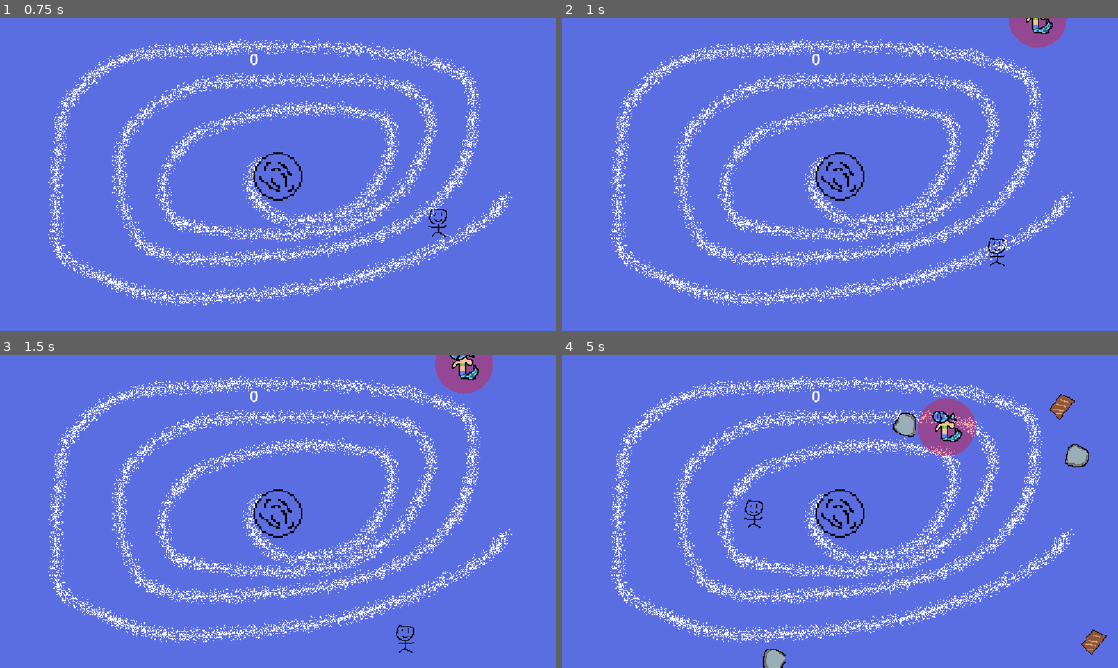
Above: before the commit, frames 1-4 (two rows, left to right).
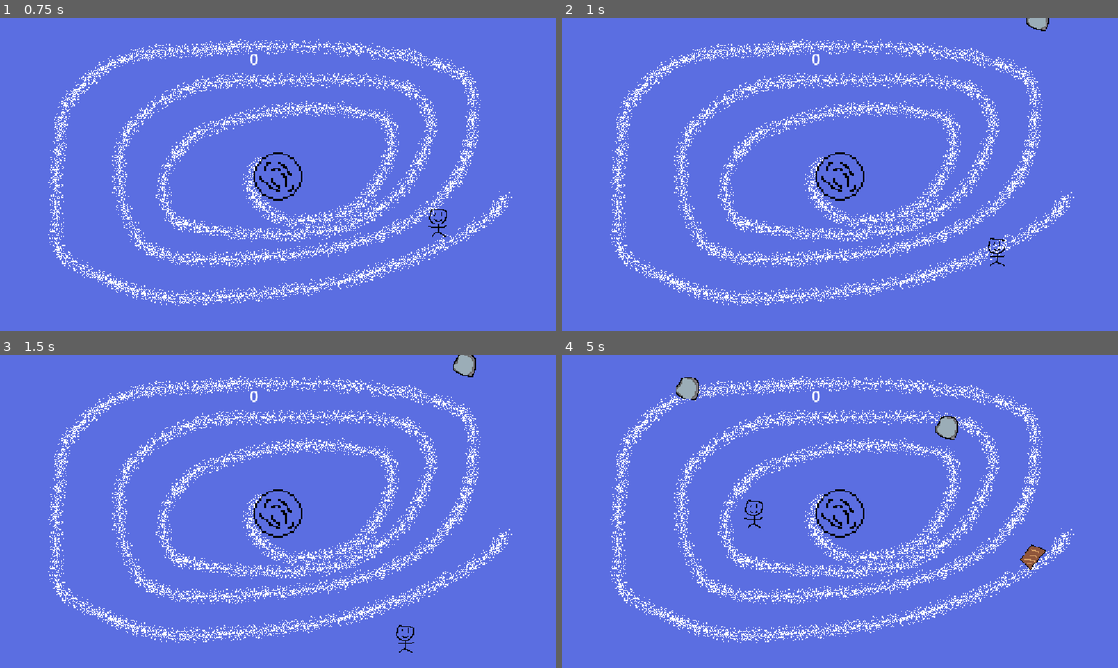
Above: after the commit, the same moments.

Repository: dangt0n78-jpg/surfin
Game: Godot game, scene res://_scenes/main.tscn
Two runs of this game, one before a commit and one after it. Both use one fixed random seed, a clock stepped at 60 frames per second and the inputs below.
Inputs:
- Up to frame 1 (0.75 s): hold Space (action) from 0.53 s (still down)
- Up to frame 2 (1 s): keep holding Space (action)
- Up to frame 3 (1.5 s): release Space (action) at 1.28 s; tap Space (action) at 1.35 s
- Up to frame 4 (5 s): hold Space (action) 2.03-2.78 s; tap Space (action) at 2.85, 4.35 s; hold Space (action) 3.53-4.28 s

Frame 1 is identical in both runs. In frame 2, 0.8% of the frame differs, in the area x 80-91%, y 0-10%; in frame 3, 1.0%; in frame 4, 3.0%, in the area x 20-98%, y 7-100%.

Commit message:
blah blah time to spawn

Diff:
--- a/_scripts/main.gd
+++ b/_scripts/main.gd
@@ -2,6 +2,7 @@
 
 @export var SCENES : Array[PackedScene] = []
 @onready var player :CharacterBody2D= $Player
+const MERMAID = preload("uid://cksslyoqa5srt")
 
 func _ready() -> void:
 	player.died.connect(_on_player_died)
@@ -17,17 +18,22 @@
 	$CanvasLayer/Label.text = str(Stats.score)
 
 
+
 func _on_plank_timer_timeout() -> void:
 	$obstacle_path/obstacle_spawn_location.progress_ratio = randf()
 	var random_scene :PackedScene= SCENES.pick_random()
+	while random_scene == MERMAID and Stats.score < 5:
+		random_scene = SCENES.pick_random()
 	var scenes = random_scene.instantiate()
 	scenes.global_position = $obstacle_path/obstacle_spawn_location.global_position
 	if scenes.is_in_group("score obstacle"):
 		scenes.rotation = $obstacle_path/obstacle_spawn_location.rotation + PI / 2.0
 	add_child(scenes)
-	$plank_timer.wait_time = randf_range(0.5, 1.0)
+	$plank_timer.wait_time = randf_range(Stats.min_time, Stats.max_time)
 
 
 func _on_button_pressed() -> void:
 	Stats.score = 0
+	Stats.min_time = 1.0
+	Stats.max_time = 2.0
 	get_tree().reload_current_scene()
--- a/_scripts/outterhitbox.gd
+++ b/_scripts/outterhitbox.gd
@@ -20,6 +20,23 @@
 	if is_inside:
 		Stats.score += 1
 		is_inside = false
+
+		Stats.min_time -= 0.1
+		Stats.max_time -= 0.1
+		body.pull_force += 10
+		body.swirl_force += 10
+
+		if body.pull_force > 250.0:
+			body.pull_force = 250.0
+
+		if body.swirl_force > 250.0:
+			body.swirl_force = 250.0
+
+		if Stats.min_time < 0.1:
+			Stats.min_time = 0.1
+
+		if Stats.max_time < 0.3:
+			Stats.max_time = 0.3
 	if tween:
 		tween.kill()
 	tween = create_tween()
--- a/_scripts/special_marker.gd
+++ b/_scripts/special_marker.gd
@@ -38,7 +38,7 @@
 
 
 func _on_timer_timeout() -> void:
-	if Stats.score > 3:
+	if Stats.score > 7:
 		var spawn_pos :Vector2= _get_valid_spawn_point()
 		global_position = spawn_pos
 		current_alpha = 0.4
--- a/_scripts/stats.gd
+++ b/_scripts/stats.gd
@@ -2,6 +2,8 @@
 
 var score :int= 0
 var highscore :int= 0
+var min_time :float= 1.0
+var max_time :float= 2.0
 
 func _update_high_score():
 	if score > highscore:
